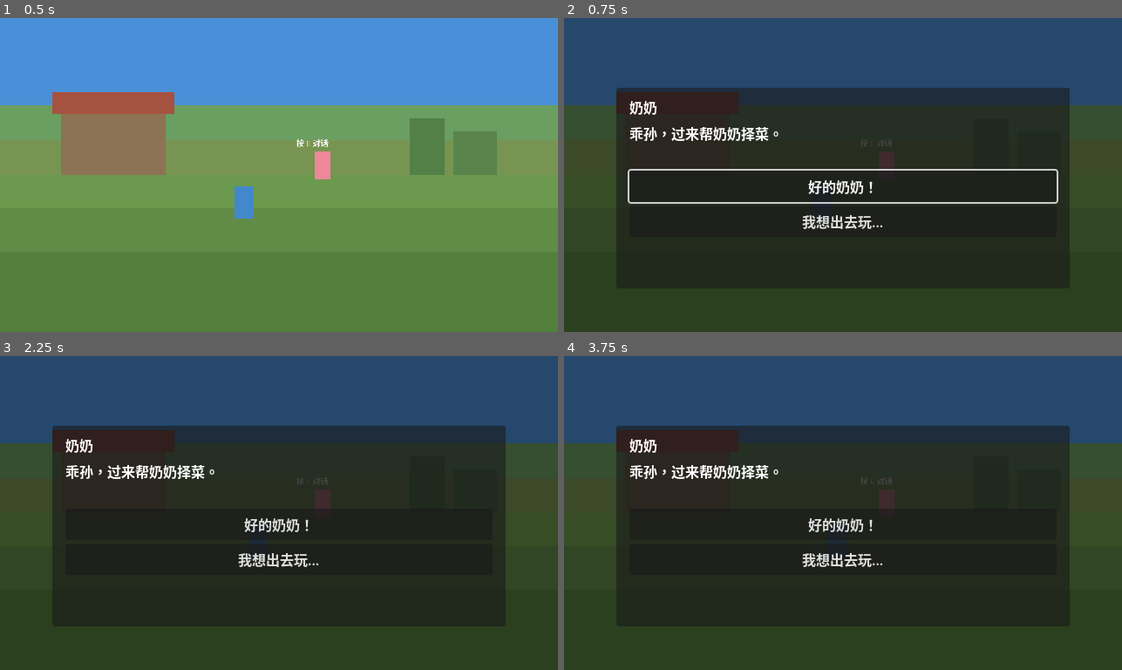
Above: before the commit, frames 1-4 (two rows, left to right).
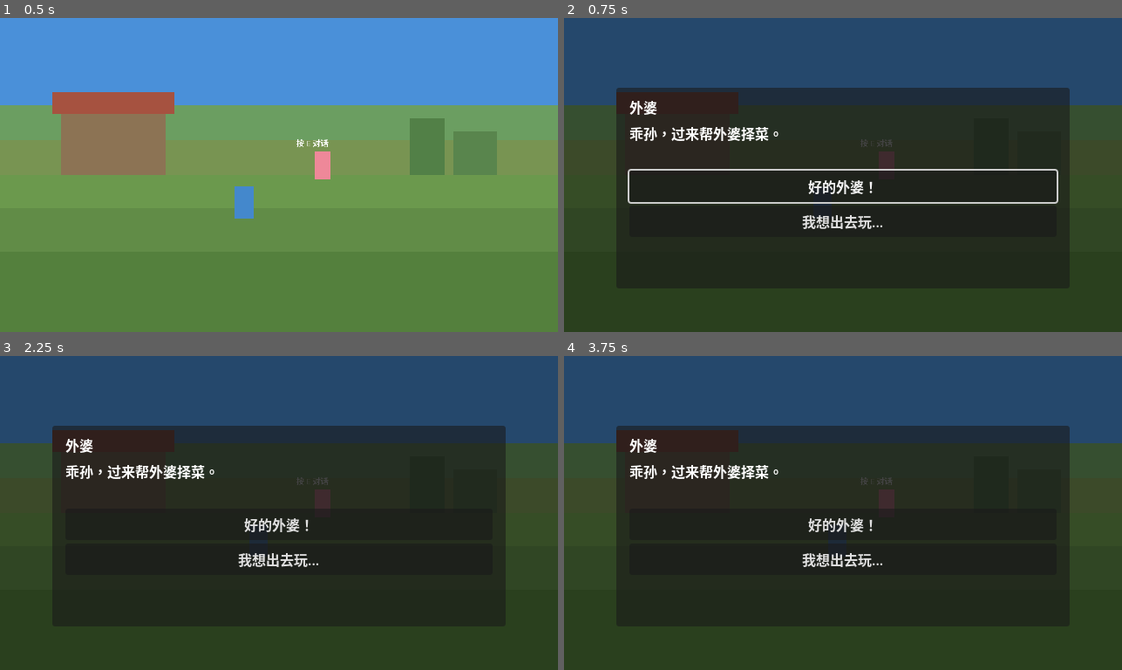
Above: after the commit, the same moments.

Repository: yuanzhoucanxiang/caojie
Game: Godot game, scene res://scenes/main.tscn
Same seed, same stepped clock (60 frames per second), same inputs: the game is played once before the commit and once after it.
Inputs (mouse positions are in pixels of both pictures, inside the frame that each line leads up to):
- Up to frame 1 (0.5 s): no input
- Up to frame 2 (0.75 s): tap Enter at 0.5 s; hold D (move_right) from 0.53 s (still down); tap E (interact) at 0.6 s
- Up to frame 3 (2.25 s): release D (move_right) at 1.25 s; click (279, 525) at 1.25 s, where only the run before the commit has a clickable "好的奶奶！"; tap Space at 2 s; hold S (move_down) from 2.03 s (still down); tap E (interact) at 2.1 s
- Up to frame 4 (3.75 s): release S (move_down) at 2.75 s; click (843, 525) at 2.75 s, where only the run after the commit has a clickable "好的外婆！"; tap Enter at 3.5 s; hold D (move_right) from 3.53 s (still down); tap E (interact) at 3.6 s

Frame 1 is identical in both runs. In frame 2, 0.5% of the frame differs, in the area x 11-54%, y 26-57%; in frame 3, 0.5%; in frame 4, 0.5%.

Commit message:
策划案细化：修正家庭人物设定（奶奶→外婆），补充完整家庭结构
- 故事大纲：主角由外公外婆照顾，舅舅舅妈+两个表哥同住
- 外公设定：独自守在鱼塘边小瓦房，养鱼养猪，沉默实干
- 家庭收入来源：鱼塘养猪 + 龙眼果林
- NPC 系统：拆分家庭成员和村里NPC两组
- 场景：鱼塘区域细分为小瓦房、猪圈、芒果树、果林
- 经营活动：按家务/鱼塘养猪/果林三类重新分类
- 代码同步：NPC 名字和对话文本从"奶奶"改为"外婆"

Diff:
--- a/scenes/npc_grandmother.tscn
+++ b/scenes/npc_grandmother.tscn
@@ -8,7 +8,7 @@
 [node name="Grandmother" type="StaticBody2D"]
 script = ExtResource("1_npc")
 npc_id = "grandmother"
-npc_name = "奶奶"
+npc_name = "外婆"
 
 [node name="InteractionZone" type="Area2D" parent="."]
 
--- a/scripts/npc/npc_base.gd
+++ b/scripts/npc/npc_base.gd
@@ -3,7 +3,7 @@
 signal dialogue_triggered(npc_name: String, event_data: Dictionary)
 
 @export var npc_id: String = "grandmother"
-@export var npc_name: String = "奶奶"
+@export var npc_name: String = "外婆"
 
 const SPRITE_SIZE: Vector2 = Vector2(24, 42)
 const SPRITE_COLOR: Color = Color(0.933, 0.533, 0.6, 1)
@@ -42,10 +42,10 @@
 		{
 			"id": "event_1",
 			"conditions": [],
-			"text": "乖孙，过来帮奶奶择菜。",
+			"text": "乖孙，过来帮外婆择菜。",
 			"choices": [
 				{
-					"text": "好的奶奶！",
+					"text": "好的外婆！",
 					"effects": {"懂事": 1, "亲密": 1}
 				},
 				{
@@ -57,10 +57,10 @@
 		{
 			"id": "event_2",
 			"conditions": ["event_completed:event_1"],
-			"text": "来，奶奶给你讲个故事。从前啊……",
+			"text": "来，外婆给你讲个故事。从前啊……",
 			"choices": [
 				{
-					"text": "认真听奶奶讲",
+					"text": "认真听外婆讲",
 					"effects": {"懂事": 1, "亲密": 1}
 				},
 				{
@@ -108,7 +108,7 @@
 			"id": "",
 			"text": "乖孙，今天没有特别的事。去找点事做吧。",
 			"choices": [
-				{"text": "好的奶奶", "effects": {}}
+				{"text": "好的外婆", "effects": {}}
 			]
 		}
 		dialogue_triggered.emit(npc_name, fallback)
Not shown, changed: docs/01-世界观与故事.md
Not shown, changed: docs/04-事件系统.md
Not shown, changed: docs/05-NPC系统.md
Not shown, changed: docs/06-场景与世界.md
Not shown, changed: docs/07-模拟经营.md
